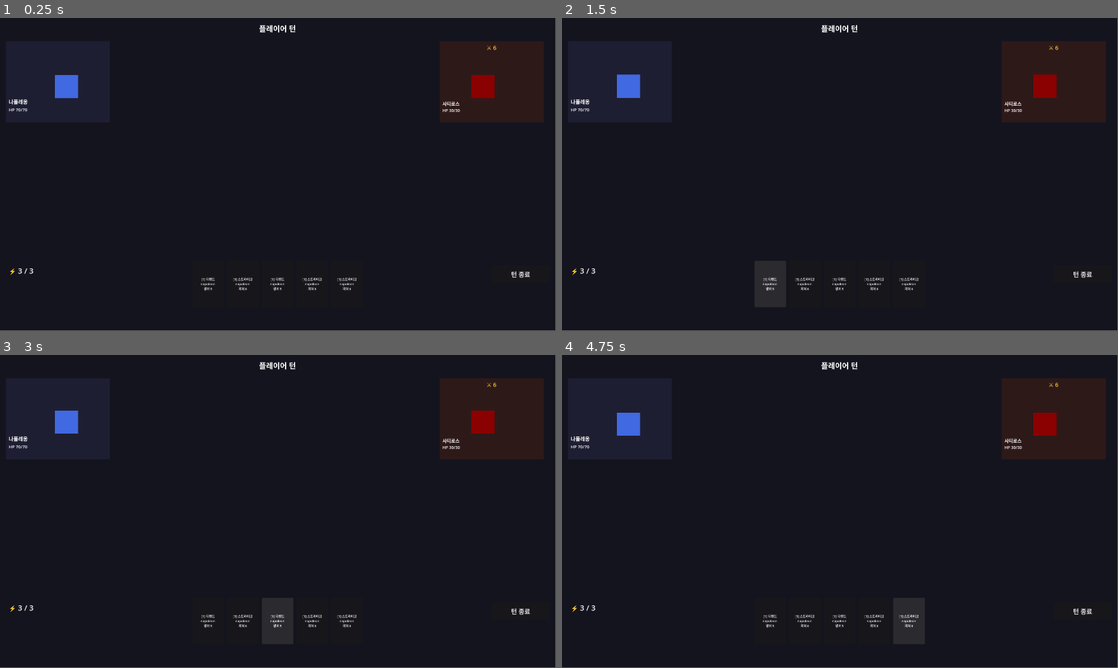
Above: before the commit, frames 1-4 (two rows, left to right).
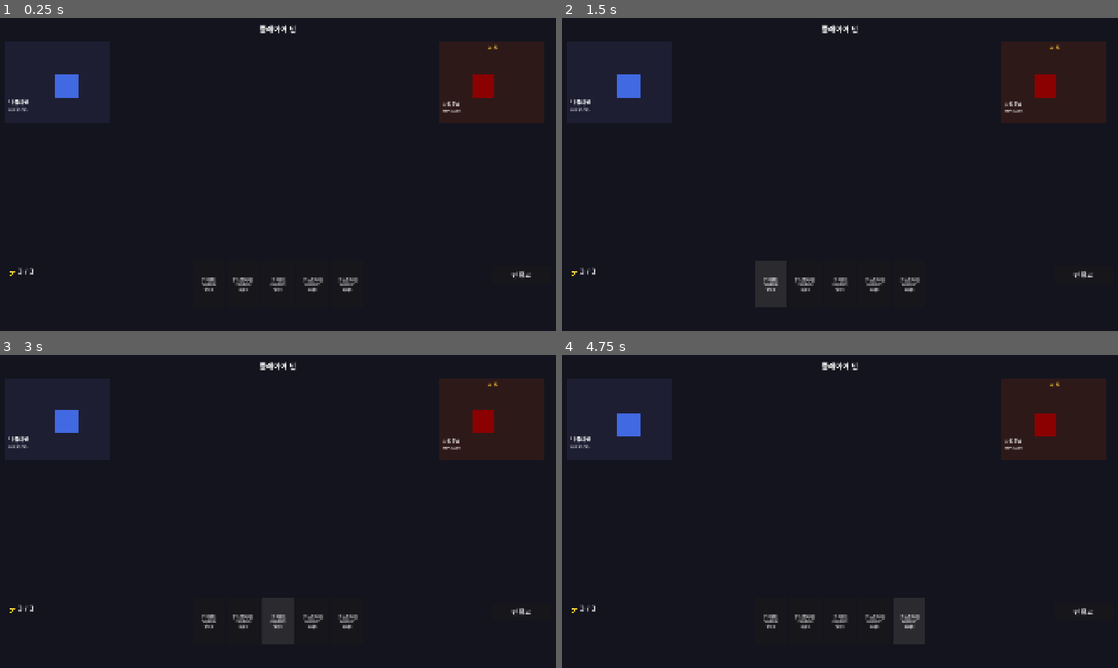
Above: after the commit, the same moments.

Repository: l980l/stsl
Game: Godot game, scene res://scenes/battle/battle_scene.tscn
The game is run twice, just before and just after one commit, with the same random seed, the same clock (stepped at 60 frames per second) and the same inputs. This scene is started directly instead of the project's main scene.
Inputs (mouse positions are in pixels of both pictures, inside the frame that each line leads up to):
- Up to frame 1 (0.25 s): no input
- Up to frame 2 (1.5 s): click (1051, 80) at 0.5 s; click "[1] 디펜드 napoleon 방어 5" at 1.25 s
- Up to frame 3 (3 s): click "[1] 스트라이크 napoleon 피해 6" at 2 s; click "[1] 디펜드 napoleon 방어 5" at 2.75 s
- Up to frame 4 (4.75 s): click "[1] 스트라이크 napoleon 피해 6" at 3.5 s; click "[1] 스트라이크 napoleon 피해 6" at 4.25 s
In our replay, the window is 799x449 before the commit and 800x450 after it. These sizes can differ from the game's own. Grey fills any space a smaller window leaves; there, only what the larger window draws over its background counts as a difference.

The runs differ from the first frame. In frame 1, 0.8% of the frame differs, in the area x 1-98%, y 2-88%; in frame 2, 0.8%; in frame 3, 0.8%; in frame 4, 0.8%.

Commit message:
Plan 25 — 시너지 HUD 마젠타 강조 + canvas_items stretch 모드 (#25)
* feat: 시너지 카드 마젠타 강조 + has_synergy_bonus 테스트 (#25)

시너지 보너스를 받는 손패 카드의 버튼 폰트를 마젠타(분홍)로 강조.
has_synergy_bonus 직접 테스트 추가, 로드맵 1-6 HUD/마젠타 항목 완료 처리.

Co-Authored-By: Claude Sonnet 4.6 <noreply@anthropic.com>

* feat: canvas_items stretch 모드 적용 — 가변 창 크기 지원

Project Settings에 stretch mode(canvas_items) + aspect(keep) 설정.
resizable=true로 창 크기 조절 가능. 기준 해상도 1920×1080 유지.

Co-Authored-By: Claude Sonnet 4.6 <noreply@anthropic.com>

* docs: 로드맵 완료 항목 업데이트 (1-5, 1-6, 1-8)

1-5 상점 보완, 1-6 시너지 구현/HUD/마젠타, 1-8 TargetType.ALL 버그 항목을 완료 처리.

Co-Authored-By: Claude Sonnet 4.6 <noreply@anthropic.com>

---------

Co-authored-by: Claude Sonnet 4.6 <noreply@anthropic.com>

Diff:
--- a/project.godot
+++ b/project.godot
@@ -28,7 +28,9 @@
 
 window/size/viewport_width=1920
 window/size/viewport_height=1080
-window/size/resizable=false
+window/size/resizable=true
+window/stretch/mode="canvas_items"
+window/stretch/aspect="keep"
 
 [physics]
 
--- a/scenes/battle/battle_scene.gd
+++ b/scenes/battle/battle_scene.gd
@@ -447,6 +447,9 @@
 		btn.text = "[%d] %s%s\n%s\n%s" % [card.cost, card_name, upgraded_mark, owner_id, effect_desc]
 		btn.add_theme_font_size_override("font_size", 11)
 		btn.disabled = not can_play
+		if BattleManager.has_synergy_bonus(card):
+			btn.add_theme_color_override("font_color", Color(1.0, 0.2, 1.0))
+			btn.add_theme_color_override("font_hover_color", Color(1.0, 0.4, 1.0))
 
 		var captured_card := card
 		var captured_card2 := card
--- a/tests/test_battle_manager.gd
+++ b/tests/test_battle_manager.gd
@@ -46,6 +46,7 @@
 	test_synergy_yisunsin_cleopatra()
 	test_synergy_napoleon_cleopatra()
 	test_synergy_napoleon_cleopatra_no_morale()
+	test_has_synergy_bonus()
 	return { "passed": passed, "failed": failed }
 
 func _assert(condition: bool, msg: String) -> void:
@@ -629,3 +630,26 @@
 	bm.play_card(card, 0)
 	_assert(bm._enemy_status[0].get("charm", 0) == 0,
 		"혼란의 돌격: 사기 부족 시 charm 미부여")
+
+
+func test_has_synergy_bonus() -> void:
+	print("[TestBattleManager] test_has_synergy_bonus")
+	var bm := _make_bm()
+	bm.team_mgr.add_hero(_make_hero("napoleon", 50))
+	bm.team_mgr.add_hero(_make_hero("yi_sun_sin", 50))
+	bm.setup_battle([_make_enemy(30, [])])
+
+	var card = CardRes.new()
+	card.owner_id = "napoleon"
+	card.cost = 0
+	var eff = EffectRes.new()
+	eff.effect_type = EffectRes.EffectType.GAIN_MORALE
+	eff.value = 2
+	card.effects = [eff]
+	_assert(bm.has_synergy_bonus(card) == true,
+		"napoleon GAIN_MORALE + yi_sun_sin 생존 → true")
+
+	bm.team_mgr.clear()
+	bm.team_mgr.add_hero(_make_hero("napoleon", 50))
+	_assert(bm.has_synergy_bonus(card) == false,
+		"napoleon GAIN_MORALE 혼자 → false")
Not shown, changed: docs/production_roadmap.md
